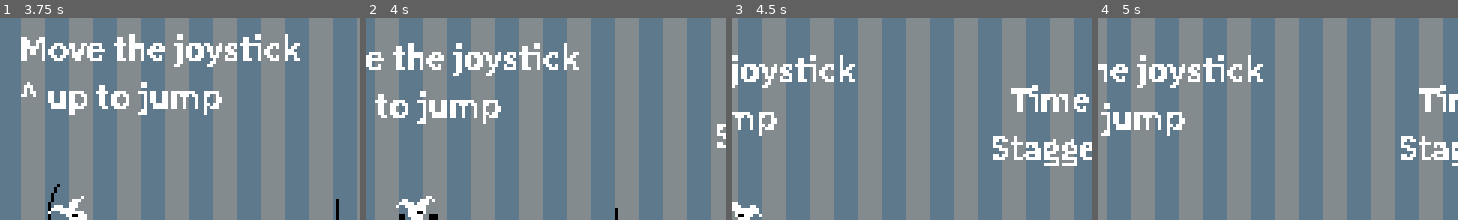
Above: before the commit, frames 1-4 (left to right).
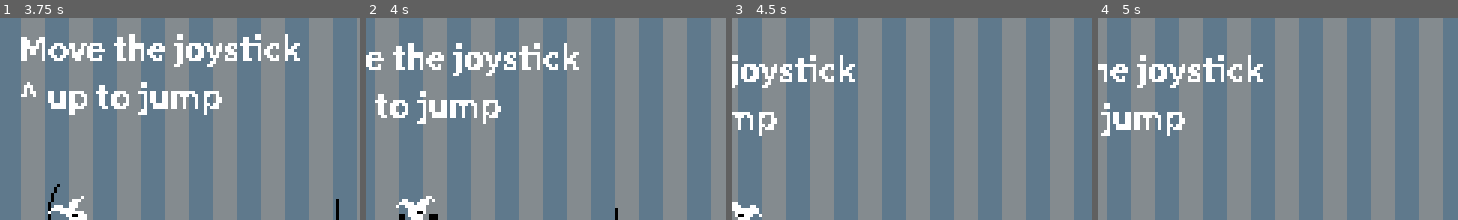
Above: after the commit, the same moments.

Repository: tm-nielsen/Juggle-Goblin
Game: Godot game, scene res://scenes/game_ui_wrapper.tscn
The game is run twice, just before and just after one commit, with the same random seed, the same clock (stepped at 60 frames per second) and the same inputs.
Inputs (mouse positions are % of the whole screen's width and height, from its top left):
- Up to frame 1 (3.75 s): tap Enter (ui_accept) at 0.5 s; move the mouse to (72, 45) at 0.52 s; hold D (right) 0.53-2.03 s; tap Space (dash) at 0.6, 3.6 s; click (72, 45) at 0.67 s; tap W (jump) at 0.77, 1.07, 1.52, 1.82, 3.02, 3.32 s; move the mouse to (30, 55) at 1.27 s; click (30, 55) at 1.35 s; move the mouse to (60, 28) at 2.02 s; hold A (left) 2.03-2.78 s; hold 3 2.03-2.78 s; move the mouse to (45, 70) at 2.77 s; hold D (right) from 2.78 s (still down); tap 4 at 2.85 s; click (45, 70) at 2.92 s; move the mouse to (80, 65) at 3.52 s
- Up to frame 2 (4 s): keep holding D (right); tap W (jump) at 3.77 s
- Up to frame 3 (4.5 s): tap W (jump) at 4.07 s; move the mouse to (20, 35) at 4.27 s; release D (right) at 4.28 s; hold A (left) from 4.28 s (still down); click (20, 35) at 4.35 s
- Up to frame 4 (5 s): keep holding A (left); tap W (jump) at 4.52, 4.82 s
The pictures show only the part of the screen within x 50-100%, y 9-59%; the shares and areas given below are measured in that part.

Frame 1 is identical in both runs. In frame 2, 0.2% of the frame differs, in the area x 97-100%, y 52-65%; in frame 3, 2.8%, in the area x 72-100%, y 33-74%; in frame 4, 1.5%.

Commit message:
Reworking second tutorial ball spawning - reworked tutorial manager to spawn second ball more dynamically, with velocity as the player moves through the relevant checkpoint - gave 'tutorial manager' script a more appropriate name - fixed the way ball count is tracked

Diff:
--- a/scenes/levels/tutorial.tscn
+++ b/scenes/levels/tutorial.tscn
@@ -5,7 +5,6 @@
 [ext_resource type="PackedScene" uid="uid://bojvie2xjky4g" path="res://scenes/prefabs/player/ball_dropped_corpse.tscn" id="3_bdn36"]
 [ext_resource type="PackedScene" path="res://scenes/ui/juggling_example.tscn" id="4_gumyl"]
 [ext_resource type="PackedScene" uid="uid://def4r18ndfk6d" path="res://scenes/prefabs/player/player_died_corpse.tscn" id="4_yj3nk"]
-[ext_resource type="Script" path="res://scripts/game_management/tutorial_manager.gd" id="5_am6qg"]
 [ext_resource type="TileSet" uid="uid://chwkwfvm7uwbr" path="res://resources/level_tileset.tres" id="5_txuo1"]
 [ext_resource type="Script" path="res://scripts/level/checkpoint_manager.gd" id="6_3hsju"]
 [ext_resource type="AudioStream" uid="uid://c54mr2sm7v5es" path="res://audio/sfx/SFXJugghoulCheckpointShort.ogg" id="7_8p5ww"]
@@ -14,13 +13,9 @@
 [ext_resource type="PackedScene" uid="uid://dlqxdmr6edji6" path="res://scenes/prefabs/player/juggling_ball.tscn" id="10_oqxcr"]
 [ext_resource type="PackedScene" uid="uid://bb4k4jlfr4k1b" path="res://scenes/prefabs/level/gate.tscn" id="11_x5lon"]
 [ext_resource type="PackedScene" uid="uid://cm56dlk57bwo1" path="res://scenes/prefabs/level/switch.tscn" id="13_4jyig"]
+[ext_resource type="Script" path="res://scripts/game_management/second_tutorial_ball_spawner.gd" id="14_2llne"]
 
-[node name="Game" type="Node2D" node_paths=PackedStringArray("checkpoints", "spawnpoint")]
-script = ExtResource("5_am6qg")
-juggle_ball = ExtResource("10_oqxcr")
-checkpoints = NodePath("Level/Checkpoints")
-ball_spawn_index = 3
-spawnpoint = NodePath("JugglingBall2SpawnPoint")
+[node name="Game" type="Node2D"]
 
 [node name="LevelCamera" parent="." node_paths=PackedStringArray("player") instance=ExtResource("1_wh22f")]
 player = NodePath("../Player")
@@ -73,9 +68,14 @@
 reset_offset = Vector2(-5, -5)
 reset_rotation = 0
 
-[node name="JugglingBall2SpawnPoint" type="Node2D" parent="."]
-position = Vector2(324, -5)
+[node name="SecondBallSpawner" type="Node2D" parent="." node_paths=PackedStringArray("checkpoint_manager", "second_ball_label")]
+position = Vector2(312, -5)
 rotation = -3.14159
+script = ExtResource("14_2llne")
+juggling_ball_prefab = ExtResource("10_oqxcr")
+checkpoint_spawn_index = 3
+checkpoint_manager = NodePath("../Level/Checkpoints")
+second_ball_label = NodePath("../Textboxes/TwoPins")
 
 [node name="Textboxes" type="Node2D" parent="."]
 z_index = -2
@@ -98,9 +98,9 @@
 fit_content = true
 
 [node name="TwoPins" type="RichTextLabel" parent="Textboxes"]
-offset_left = 264.0
+offset_left = 285.0
 offset_top = -63.0
-offset_right = 385.0
+offset_right = 406.0
 offset_bottom = -31.0
 bbcode_enabled = true
 text = "[center]Time for two pins. Stagger your juggles."
--- /dev/null
+++ b/scripts/game_management/second_tutorial_ball_spawner.gd
@@ -0,0 +1,37 @@
+extends Node2D
+
+@export var juggling_ball_prefab: PackedScene
+@export var checkpoint_spawn_index: int
+@export var spawn_velocity := Vector2(10, -120)
+@export var checkpoint_manager: CheckpointManager
+@export var second_ball_label: RichTextLabel
+
+var second_ball: BallController
+
+
+func _ready():
+  checkpoint_manager.new_checkpoint_entered.connect(_on_potential_checkpoint_entered)
+  LevelSignalBus.reset_triggered.connect(_on_reset_triggered)
+  second_ball_label.hide()
+
+func _on_potential_checkpoint_entered():
+  if _is_active_checkpoint_relevant() && !second_ball:
+    _spawn_second_ball()
+    second_ball_label.show()
+
+func _spawn_second_ball():
+  second_ball = juggling_ball_prefab.instantiate()
+  add_sibling(second_ball)
+  second_ball.position = position
+  second_ball.rotation = rotation
+  second_ball.throw(spawn_velocity)
+
+
+func _on_reset_triggered(_reset_position):
+  if _is_active_checkpoint_relevant() && second_ball:
+    second_ball.queue_free()
+    second_ball = null
+    second_ball_label.hide()
+
+func _is_active_checkpoint_relevant():
+  return checkpoint_manager.active_checkpoint_index == checkpoint_spawn_index - 1
--- a/scripts/game_management/tutorial_manager.gd
+++ /dev/null
@@ -1,16 +0,0 @@
-extends Node
-
-@export var juggle_ball: PackedScene
-@export var checkpoints: CheckpointManager
-@export var ball_spawn_index: int
-@export var spawnpoint: Node2D
-
-var spawned_ball = false
-
-func _process(_delta):
-  if checkpoints.active_checkpoint_index >= ball_spawn_index and not spawned_ball:
-    var instance = juggle_ball.instantiate()
-    instance.position = spawnpoint.position
-    instance.rotation = spawnpoint.rotation
-    add_child(instance)
-    spawned_ball = true
--- a/scripts/player/juggling/ball_controller.gd
+++ b/scripts/player/juggling/ball_controller.gd
@@ -38,6 +38,9 @@
   LevelSignalBus.level_completed.connect(_on_level_completed)
   index = ball_count
   ball_count += 1
+
+func _exit_tree():
+  ball_count -= 1
 
 
 func _physics_process(delta):
@@ -107,6 +110,5 @@
 
 
 func _on_level_completed():
-  ball_count = 0
   _spawn_effect(firework_prefab)
   queue_free()
